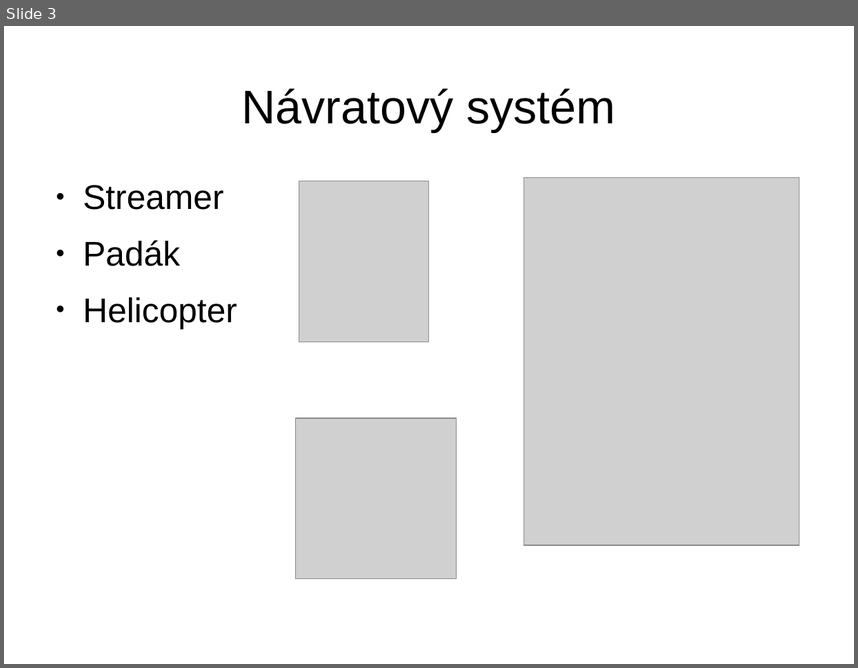
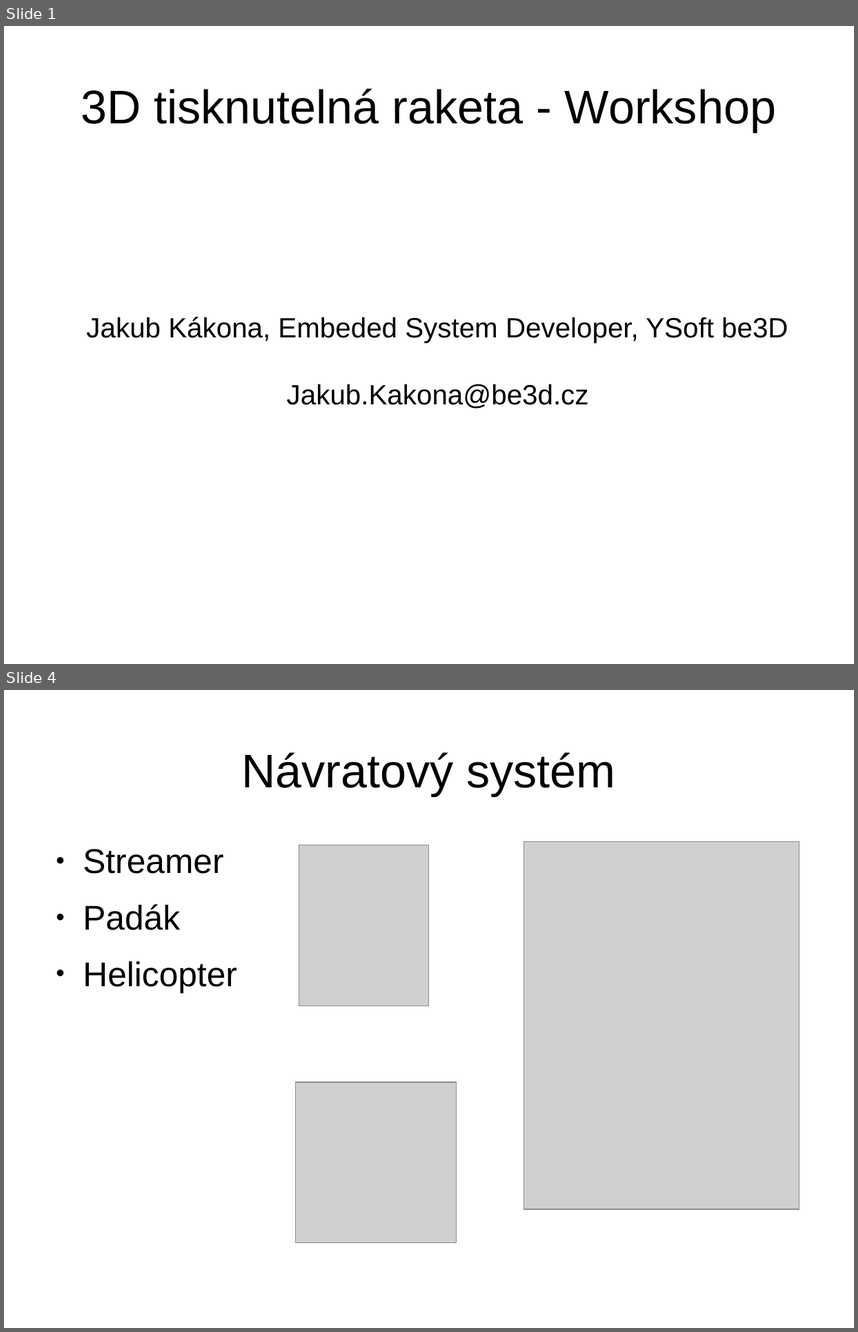
Before and after one commit to AstronomickaExpedice/Raketa, a slide deck: DOC/Project_outline.cs.odp. Shown one above the other, each under a label of ours: slide 3 before the commit, slides 1 and 4 after it; the slides between them are not shown. The pictures are 858x668 and 858x1332 pixels, drawn with LibreOffice and Linux fonts; fonts in the diff are those of the drawing; grey boxes stand for pictures. Boxes give left, top, right and bottom in pixels: in the first picture for what was removed or moved away, otherwise in the second. Text is boxed around its words. In the diff, an @@ line names an element or a change of style, - is before the commit and + after.

```diff
--- a/DOC/Project_outline.cs.odp
+++ b/DOC/Project_outline.cs.odp
@@ slide 1 added at <box>4,26,854,664</box>, background #FFFFFF @@
@@ title added at <box>81,88,776,132</box>, 44 pt, text #000000 @@
+3D tisknutelná raketa - Workshop
@@ subtitle added at <box>86,316,788,408</box>, 26 pt, text #000000 @@
+Jakub Kákona, Embeded System Developer, YSoft be3D
+Jakub.Kakona@be3d.cz
@@ what was slide 3 is now slide 4 @@
```
Also in this commit, not shown: 2 slides changed, 1 other slide added, 2 other files.
